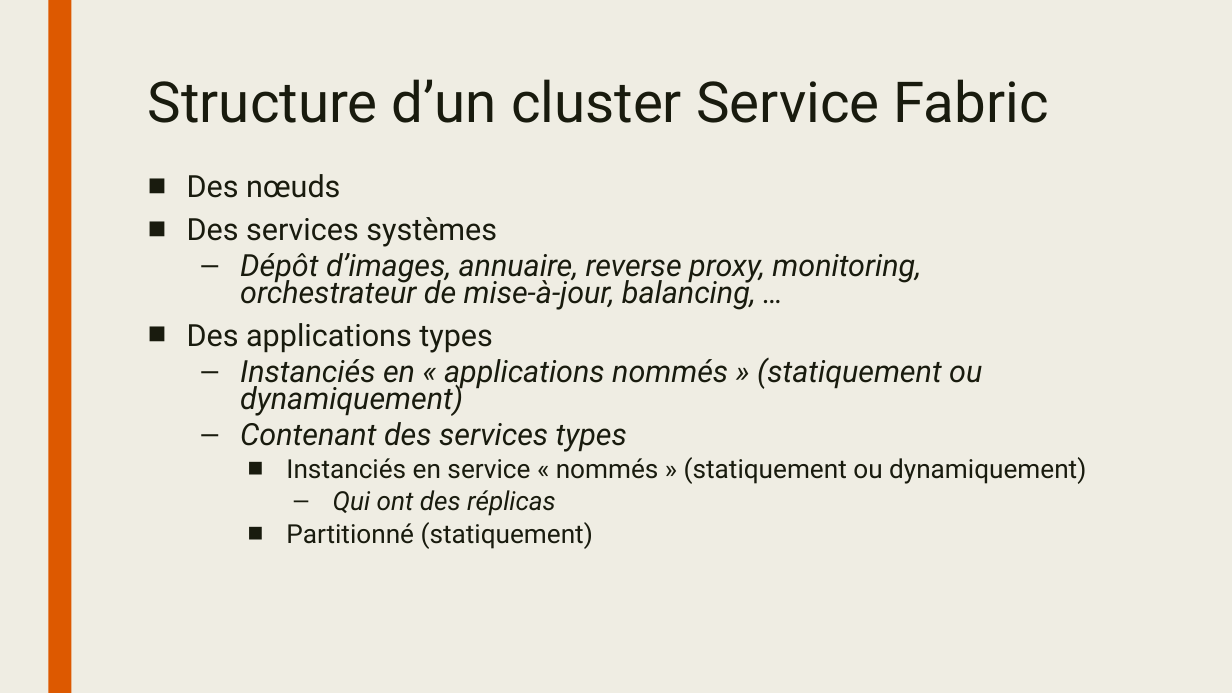
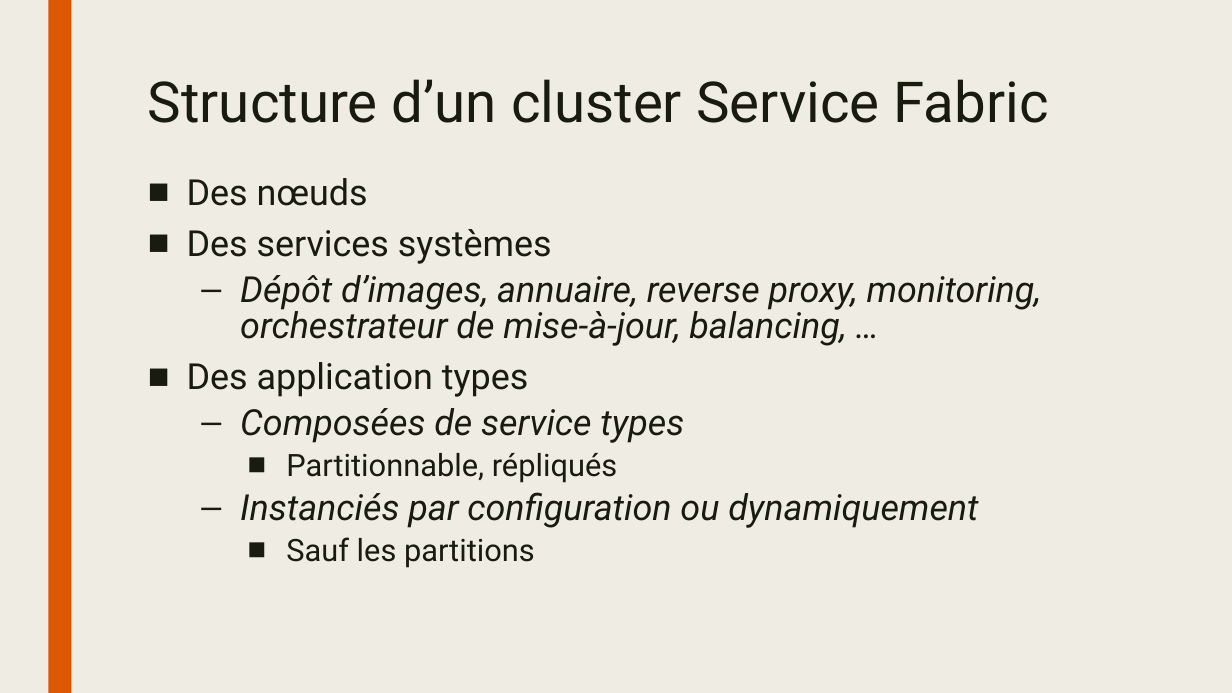
Before and after one commit to sebcanonica/Service-Fabric-Demo, a slide deck: slide 4 of Service Fabric Intro.pptx. Drawn at 1232x693 pixels with LibreOffice and Linux fonts; fonts in the diff are those of the drawing; background and template pictures are left out. Boxes give left, top, right and bottom in pixels: in the first picture for what was removed or moved away, otherwise in the second. Text is boxed around its words. In the diff, an @@ line names an element or a change of style, - is before the commit and + after.

```diff
--- a/Service Fabric Intro.pptx
+++ b/Service Fabric Intro.pptx
@@ text at <box>187,178,1042,346</box>: size 23.8 to 28 pt in "Des nœuds", "Des services systèmes", "Dépôt d’images, annuaire, reverse proxy, monitoring, orchest ..."; line spacing 0.74 to 0.84 @@
@@ text at <box>187,362,978,568</box>: text changed; size 23.8 to 28 pt @@
-■ Des applications types
-  – Instanciés en « applications nommés » (statiquement ou dynamiquement)
-  – Contenant des services types
-    ■ Instanciés en service « nommés » (statiquement ou dynamiquement)
-      – Qui ont des réplicas
-    ■ Partitionné (statiquement)
+■ Des application types
+  – Composées de service types
+    ■ Partitionnable, répliqués
+  – Instanciés par configuration ou dynamiquement
+    ■ Sauf les partitions
```
Also in this commit, not shown: 3 other slides changed.
